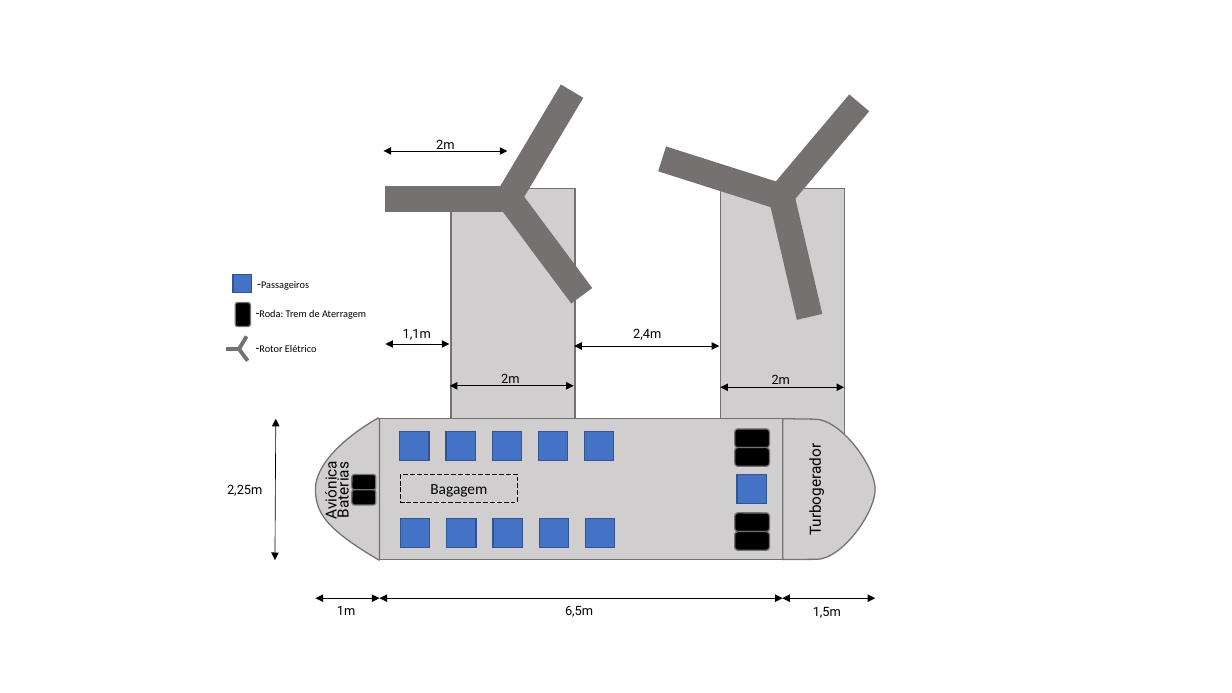
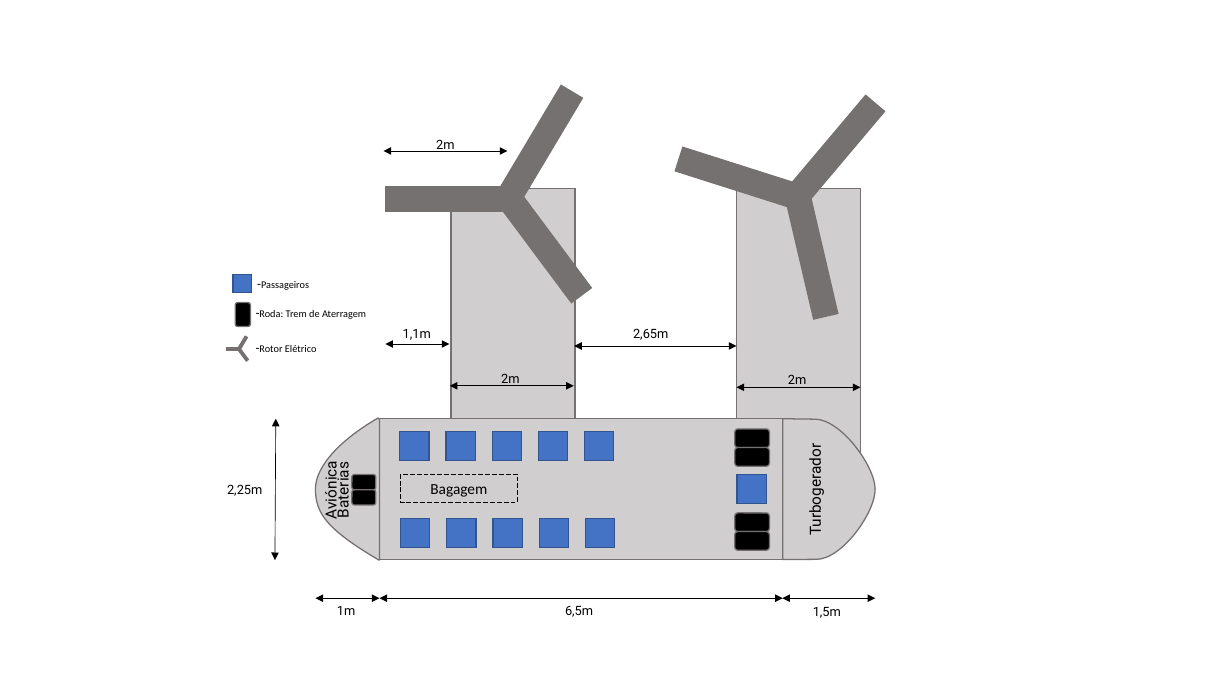
Before and after one commit to JoseMedeiro/ProjetoIntegrador, a slide deck: slide 2 of DesignDeAltoNivel.pptx. Drawn at 1232x693 pixels with LibreOffice and Linux fonts; fonts in the diff are those of the drawing. Boxes give left, top, right and bottom in pixels: in the first picture for what was removed or moved away, otherwise in the second. Text is boxed around its words. In the diff, an @@ line names an element or a change of style, - is before the commit and + after.

```diff
--- a/DesignDeAltoNivel.pptx
+++ b/DesignDeAltoNivel.pptx
@@ text at bbox=[633, 328, 668, 340]: text changed @@
-2,4m
+2,65m
@@ double arrow moved from (574, 346) - (720, 346) to (574, 346) - (737, 346) @@
@@ 4 rectangles, 1 text, 1 double arrow: place and size @@
-4 rectangles, 1 text, 1 double arrow at bbox=[660, 95, 869, 526]
+4 rectangles, 1 text, 1 double arrow at bbox=[675, 95, 885, 526]
```
Also in this commit, not shown: 3 other slides changed, 1 other file.
